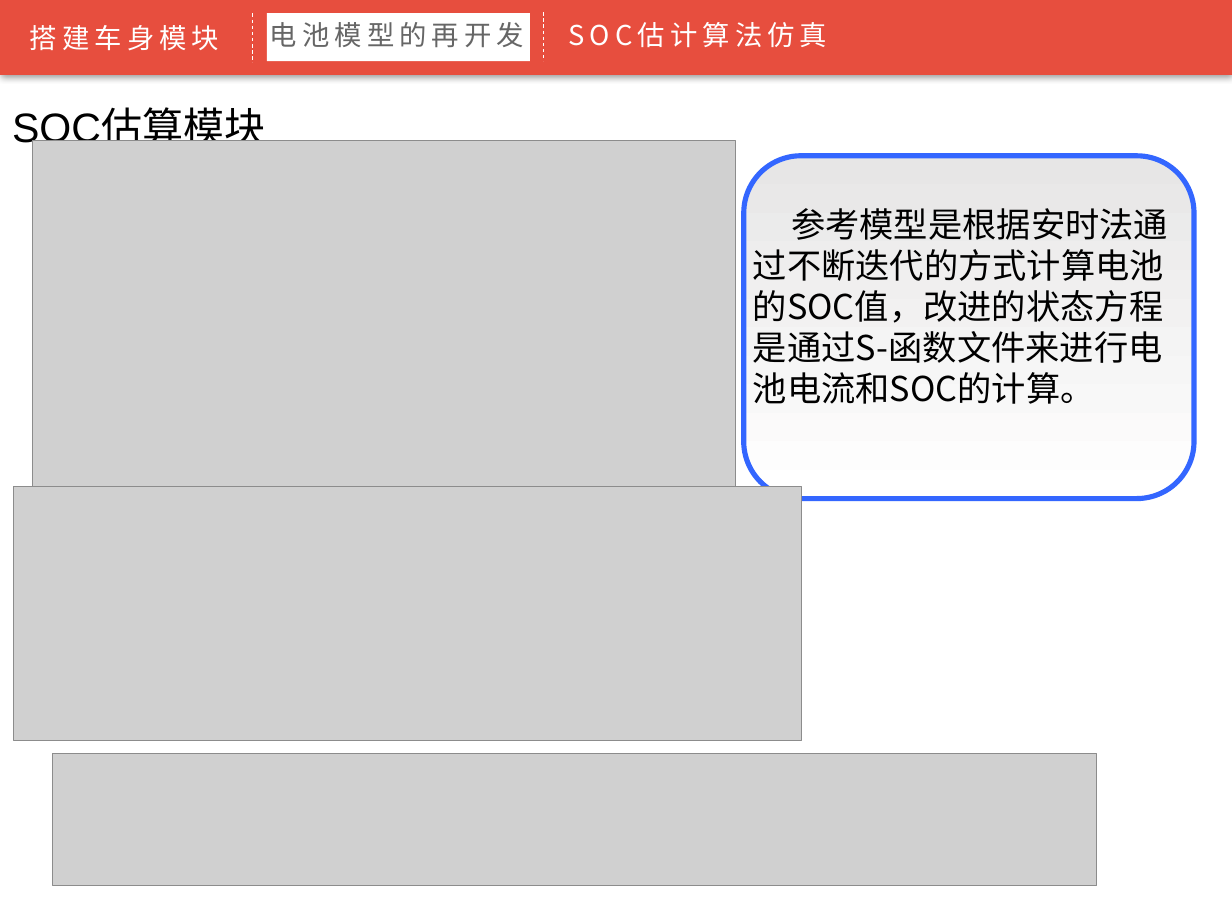
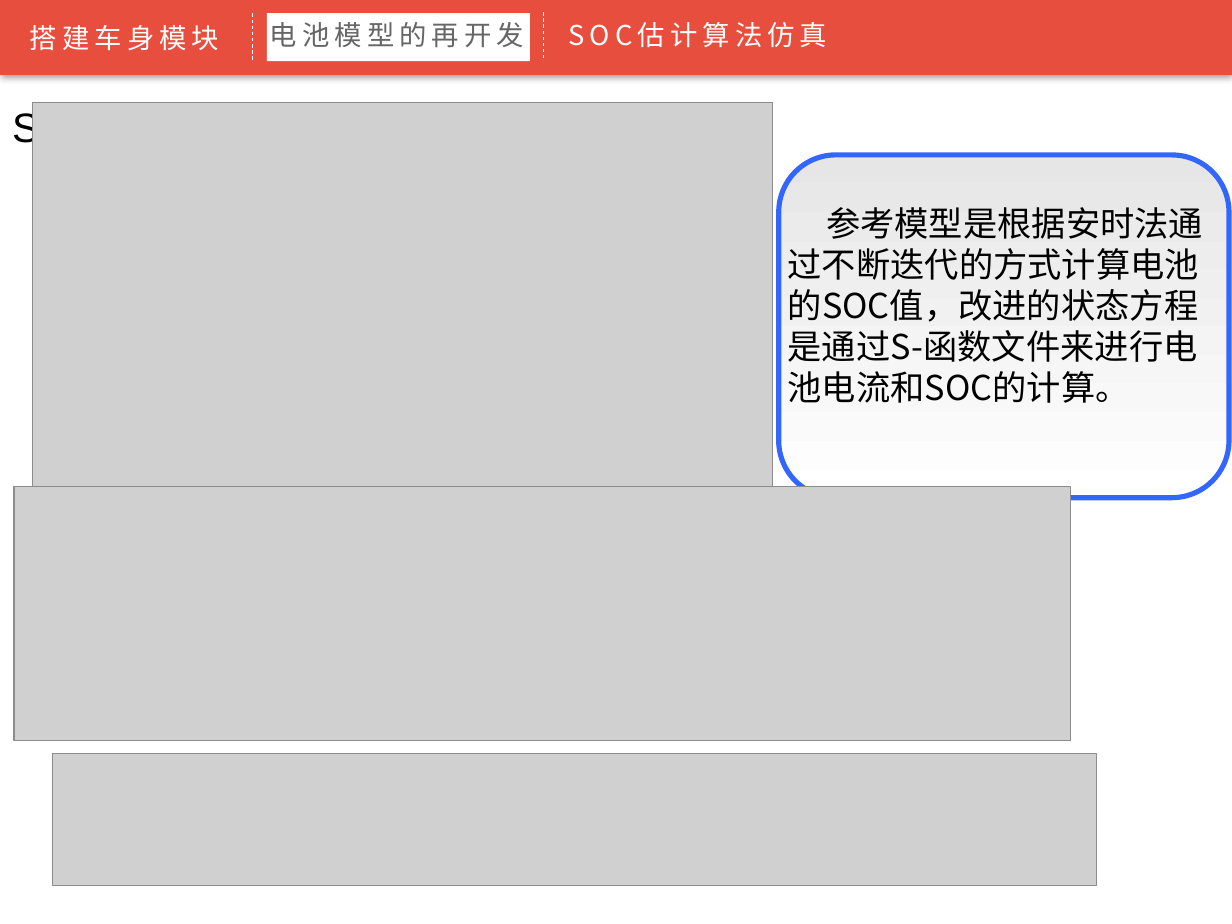
Before and after one commit to mubentai/MyPaper, a slide deck: slide 29 of 最终答辩PPT/正式答辩-周旋-201322190340.pptx. Drawn at 1232x924 pixels with LibreOffice and Linux fonts; fonts in the diff are those of the drawing; grey boxes stand for pictures; background and template pictures are left out. Boxes give left, top, right and bottom in pixels: in the first picture for what was removed or moved away, otherwise in the second. Text is boxed around its words. In the diff, an @@ line names an element or a change of style, - is before the commit and + after.

```diff
--- a/最终答辩PPT/正式答辩-周旋-201322190340.pptx
+++ b/最终答辩PPT/正式答辩-周旋-201322190340.pptx
@@ picture: place and size @@
-picture at [33,140,737,506]
+picture at [33,102,772,506]
@@ rounded rectangle: place and size @@
-rounded rectangle at [744,155,1194,498]
+rounded rectangle at [779,155,1228,498]
@@ text "参考模型是根据安时法通过不断迭代的方式计算电池的SOC值，改进的状态方程是通过S-函数文件来进行电池电流和SOC的计算。": place and size @@
-text "参考模型是根据安时法通过不断迭代的方式计算电池的SOC值，改进的状态方程是通过S-函数文件来进行电池电流和SOC的计算。" at [753,208,1168,404]
+text "参考模型是根据安时法通过不断迭代的方式计算电池的SOC值，改进的状态方程是通过S-函数文件来进行电池电流和SOC的计算。" at [788,207,1203,403]
@@ picture: place and size @@
-picture at [14,487,801,740]
+picture at [14,487,1071,740]
```
Also in this commit, not shown: 5 other slides changed.
